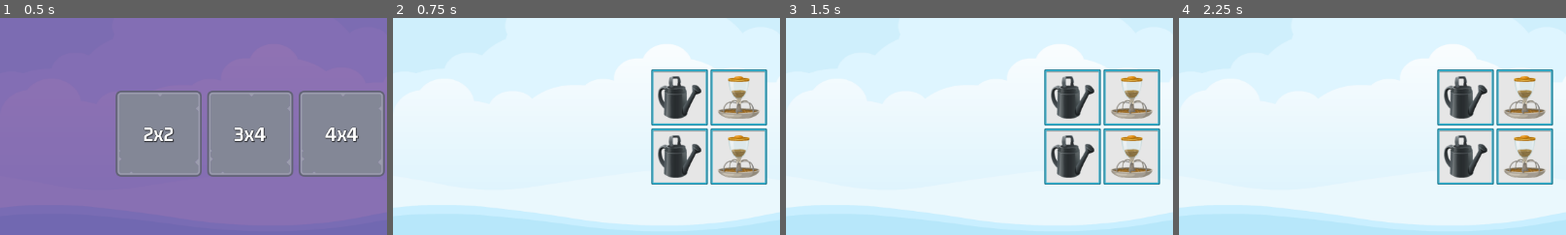
Above: before the commit, frames 1-4 (left to right).
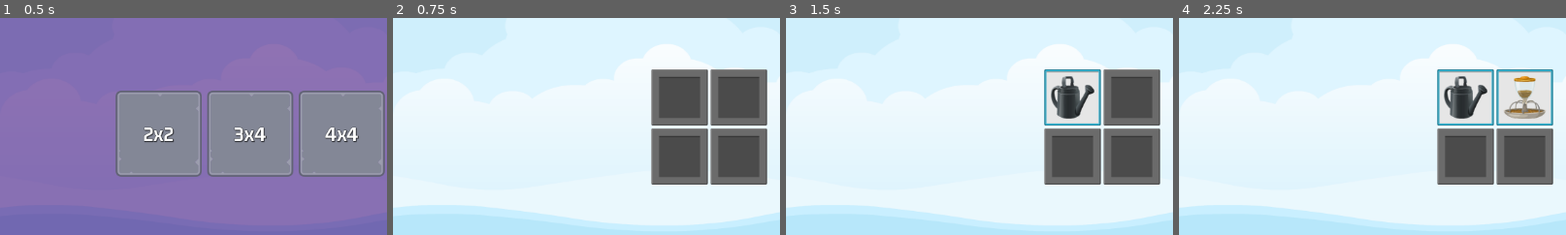
Above: after the commit, the same moments.

Repository: theaob/memory-madness
Game: Godot game, scene res://scenes/master_scene/master_scene.tscn
The game is run twice, just before and just after one commit, with the same random seed, the same clock (stepped at 60 frames per second) and the same inputs.
Inputs (mouse positions are % of the whole screen's width and height, from its top left):
- Up to frame 1 (0.5 s): no input
- Up to frame 2 (0.75 s): click "2x2" at 0.5 s
- Up to frame 3 (1.5 s): click (37, 43) at 1.25 s
- Up to frame 4 (2.25 s): click (45, 43) at 2.02 s
The pictures show only the part of the screen within x 0-50%, y 25-75%; the shares and areas given below are measured in that part.

Frame 1 is identical in both runs. In frame 2, 14% of the frame differs, in the area x 66-97%, y 23-77%; in frame 3, 11%; in frame 4, 7.1%.

Commit message:
initial scorer

Diff:
--- a/scenes/game_screen/game_screen.tscn
+++ b/scenes/game_screen/game_screen.tscn
@@ -7,6 +7,7 @@
 [ext_resource type="Texture2D" uid="uid://ob0ekho8002k" path="res://assets/ui/yellow_button00.png" id="3_dcoxh"]
 [ext_resource type="Texture2D" uid="uid://dft7dtq387ta0" path="res://assets/ui/green_button00.png" id="4_viivv"]
 [ext_resource type="LabelSettings" uid="uid://dbrxxs60goc1p" path="res://assets/GM_32_White.tres" id="5_xcp1r"]
+[ext_resource type="PackedScene" uid="uid://bd3yw1jvcnmkp" path="res://scenes/scorer/scorer.tscn" id="8_1me8h"]
 
 [node name="GameScreen" type="Control"]
 layout_mode = 3
@@ -98,4 +99,6 @@
 
 [node name="Sound" type="AudioStreamPlayer" parent="."]
 
+[node name="Scorer" parent="." instance=ExtResource("8_1me8h")]
+
 [connection signal="pressed" from="HBoxContainer/DetailContainer/VBoxContainer/ExitButton" to="." method="_on_exit_button_pressed"]
--- a/scenes/memory_tile/memory_tile.gd
+++ b/scenes/memory_tile/memory_tile.gd
@@ -1,17 +1,36 @@
 extends TextureButton
+
+class_name MemoryTile
 
 @onready var frame_image = $FrameImage
 @onready var item_image = $ItemImage
 
 var _item_name: String
+var _can_be_selected: bool = true
 
 func _ready():
-	pass
+	SignalManager.tile_selection_enabled.connect(_on_tile_selection_enabled)
+	SignalManager.tile_selection_disabled.connect(_on_tile_selection_disabled)
 
 func get_item_name() -> String:
 	return _item_name
+
+func reveal(_visible: bool) -> void:
+	frame_image.visible = _visible
+	item_image.visible = _visible
 
 func setup(image_data: Dictionary, frame_texture: CompressedTexture2D) -> void:
 	frame_image.texture = frame_texture
 	item_image.texture = image_data.item_texture
 	_item_name = image_data.item_name
+	reveal(false)
+
+func _on_tile_selection_enabled():
+	_can_be_selected = true
+
+func _on_tile_selection_disabled():
+	_can_be_selected = false
+
+func _on_pressed():
+	if _can_be_selected == true:
+		SignalManager.tile_selected.emit(self)
--- a/scenes/memory_tile/memory_tile.tscn
+++ b/scenes/memory_tile/memory_tile.tscn
@@ -54,3 +54,5 @@
 grow_vertical = 2
 pivot_offset = Vector2(32, 32)
 texture = ExtResource("3_w40l3")
+
+[connection signal="pressed" from="." to="." method="_on_pressed"]
--- /dev/null
+++ b/scenes/scorer/scorer.gd
@@ -0,0 +1,23 @@
+extends Node
+
+@onready var sound = $Sound
+@onready var reveal_timer = $RevealTimer
+
+var _tiles: Array = []
+var _selections: Array = []
+
+var _target_pairs: int = 0
+var _moves_made: int = 0
+var _pairs_made: int = 0
+
+func _ready():
+	SignalManager.tile_selected.connect(_on_tile_selected)
+
+# Called every frame. 'delta' is the elapsed time since the previous frame.
+func _process(delta):
+	pass
+
+func _on_tile_selected(tile: MemoryTile) -> void:
+	tile.reveal(true)
+	_selections.append(tile)
+	pass
--- /dev/null
+++ b/scenes/scorer/scorer.tscn
@@ -0,0 +1,12 @@
+[gd_scene load_steps=2 format=3 uid="uid://bd3yw1jvcnmkp"]
+
+[ext_resource type="Script" path="res://scenes/scorer/scorer.gd" id="1_lm3eg"]
+
+[node name="Scorer" type="Node"]
+script = ExtResource("1_lm3eg")
+
+[node name="Sound" type="AudioStreamPlayer" parent="."]
+
+[node name="RevealTimer" type="Timer" parent="."]
+wait_time = 1.2
+one_shot = true
--- a/singletons/SignalManager.gd
+++ b/singletons/SignalManager.gd
@@ -2,3 +2,7 @@
 
 signal level_selected(level: int)
 signal exit_pressed()
+
+signal tile_selection_enabled()
+signal tile_selection_disabled()
+signal tile_selected(tile: MemoryTile)
Not shown: 1 places in scenes/game_screen/game_screen.tscn that only renumber resources
